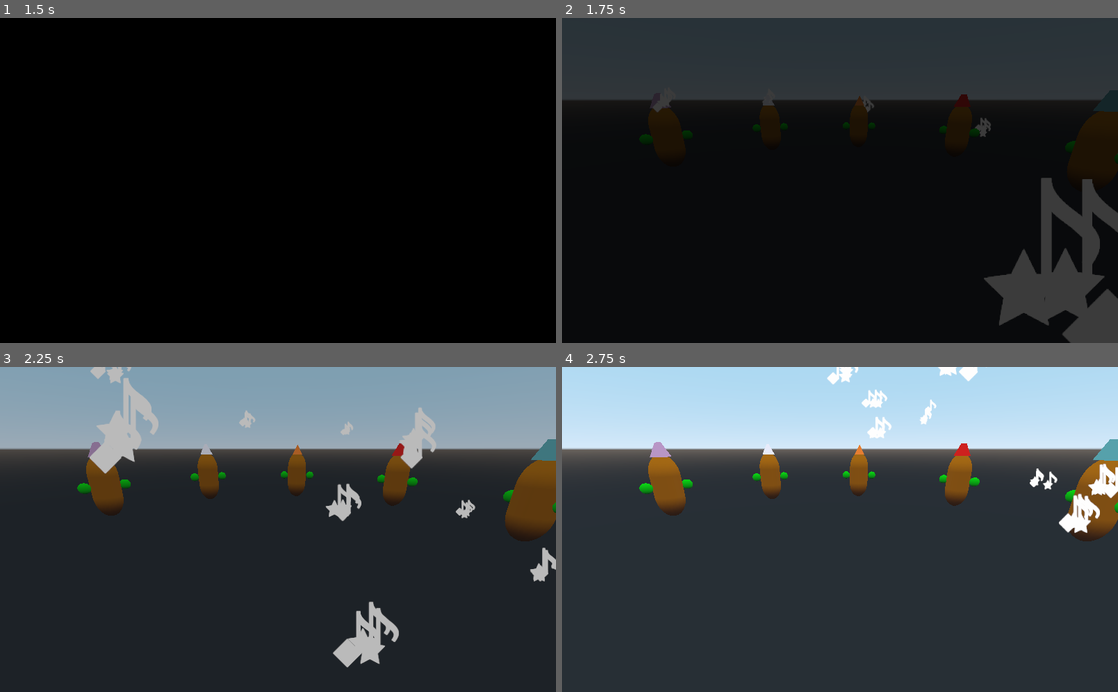
Above: before the commit, frames 1-4 (two rows, left to right).
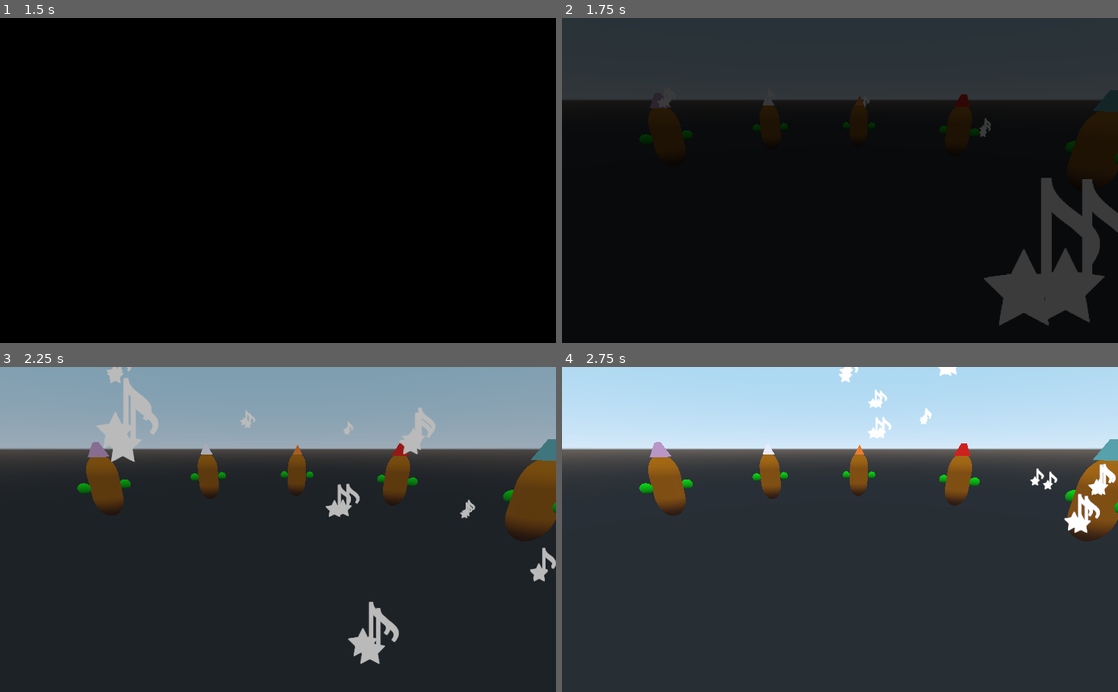
Above: after the commit, the same moments.

Repository: AbeVos/eldee47
Game: Godot game, scene res://scenes/Intro.tscn
Two runs of this game, one before a commit and one after it. Both use one fixed random seed, a clock stepped at 60 frames per second and the inputs below.
Inputs (mouse positions are in pixels of both pictures, inside the frame that each line leads up to):
- Up to frame 1 (1.5 s): tap Enter (ui_accept) at 0.5, 0.77 s; move the mouse to (400, 164) at 0.52 s; click (400, 164) at 0.67 s; drag from (166, 196) to (250, 245) at 1.27 s
- Up to frame 2 (1.75 s): no input
- Up to frame 3 (2.25 s): move the mouse to (333, 458) at 2.02 s; click (333, 458) at 2.17 s
- Up to frame 4 (2.75 s): no input

Frame 1 is identical in both runs. In frame 2, 1.1% of the frame differs, in the area x 16-100%, y 25-100%; in frame 3, 1.1%, in the area x 16-100%, y 0-93%; in frame 4, 0.5%.
Error after the commit: Invalid get index '1' (on base: 'Array'). (res://scripts/Cultist.gd:127)

Commit message:
Start on adding sounds

Diff:
--- a/game/scenes/Cultist.tscn
+++ b/game/scenes/Cultist.tscn
@@ -1,10 +1,9 @@
-[gd_scene load_steps=12 format=2]
+[gd_scene load_steps=11 format=2]
 
 [ext_resource path="res://scenes/Arm.tscn" type="PackedScene" id=1]
 [ext_resource path="res://scripts/Cultist.gd" type="Script" id=2]
-[ext_resource path="res://audio/d.wav" type="AudioStream" id=3]
+[ext_resource path="res://audio/vox_loop_01.wav" type="AudioStream" id=3]
 [ext_resource path="res://audio/c.wav" type="AudioStream" id=4]
-[ext_resource path="res://audio/e.wav" type="AudioStream" id=5]
 [ext_resource path="res://scenes/Note.tscn" type="PackedScene" id=6]
 
 [sub_resource type="CapsuleMesh" id=1]
@@ -27,6 +26,7 @@
 __meta__ = {
 "_edit_group_": true
 }
+voice = ExtResource( 3 )
 
 [node name="Left" parent="." instance=ExtResource( 1 )]
 transform = Transform( 1, 0, 0, 0, 1, 0, 0, 0, 1, -0.704584, 0, 0 )
@@ -39,21 +39,18 @@
 mesh = SubResource( 1 )
 material/0 = SubResource( 2 )
 
+[node name="Tones" type="Spatial" parent="."]
+
+[node name="Voice_1" type="AudioStreamPlayer" parent="Tones"]
+stream = ExtResource( 4 )
+autoplay = true
+
 [node name="NotePath" type="Path" parent="."]
 curve = SubResource( 3 )
 
 [node name="Note" parent="NotePath" instance=ExtResource( 6 )]
 
 [node name="Tones" type="Spatial" parent="."]
-
-[node name="AudioStreamPlayer3D" type="AudioStreamPlayer3D" parent="Tones"]
-stream = ExtResource( 4 )
-
-[node name="AudioStreamPlayer3D2" type="AudioStreamPlayer3D" parent="Tones"]
-stream = ExtResource( 3 )
-
-[node name="AudioStreamPlayer3D3" type="AudioStreamPlayer3D" parent="Tones"]
-stream = ExtResource( 5 )
 
 [node name="Hat" type="MeshInstance" parent="."]
 transform = Transform( 0.259723, 0, 0, 0, 0.259723, 0, 0, 0, 0.259723, 0.00508595, 1.36917, 0.0019474 )
--- a/game/scripts/Cultist.gd
+++ b/game/scripts/Cultist.gd
@@ -1,6 +1,7 @@
 extends Spatial
 
 export(int) var n_notes = 3
+export(AudioStream) var voice
 
 var note = preload("res://scenes/Note.tscn")
 var current_pitch
@@ -12,6 +13,9 @@
     $Body.set_surface_material(0, mat)
 
     current_pitch = get_pitch(true)
+
+    assert(voice != null)
+    $Tones/Voice_1.stream = voice
 
     # TODO: Replace this with a signal emission.
     var target = get_parent().get_parent().get_parent().get_node("Target")
Not shown, added: game/audio/vox_loop_01.wav.import
Not shown, added: game/audio/vox_loop_02.wav.import
Not shown, added: game/audio/vox_loop_03.wav.import
Not shown, added: game/audio/vox_loop_04.wav.import
Not shown, added: game/audio/vox_loop_05.wav.import
Not shown, added: game/audio/vox_loop_06.wav.import
Not shown, added: game/audio/vox_loop_07.wav.import
Not shown, added: game/audio/vox_loop_01.wav
Not shown, added: game/audio/vox_loop_02.wav
Not shown, added: game/audio/vox_loop_03.wav
Not shown, added: game/audio/vox_loop_04.wav
Not shown, added: game/audio/vox_loop_05.wav
(and 2 more such lines)
